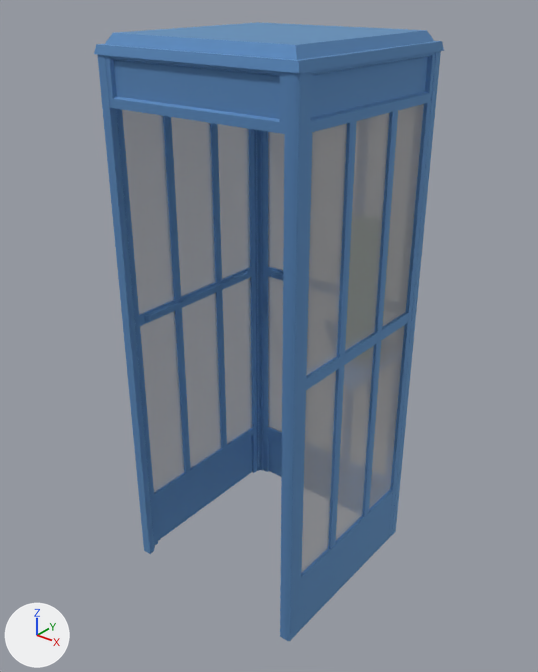
One commit to the FBX model Assets/Resources/Decoration/PhoneBooth/SM_PayPhone.fbx: the scene before it, then after it.
One viewpoint serves both versions: a 50 mm camera at (56.3, -71.1, 78.9) aimed at (0.0, -0.7, 35.3). The axes (+X, +Y, +Z) are drawn at lower left. The lights are the same throughout. The picture after the commit comes second. Where no turn or scale is listed for an object, it has been applied to the vertices. Vertices at exactly the same position are counted once.

Objects in the first picture: 'Phonebooth_Box'.
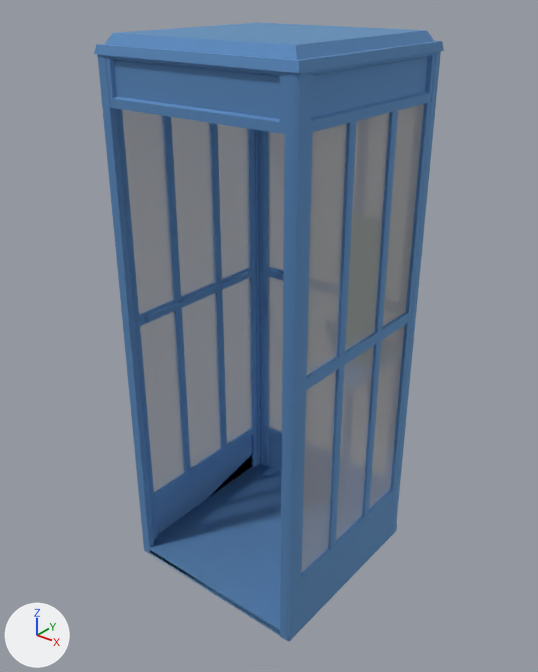
Where the change shows, as pixel boxes [x1, y1, x2, y2] in the pictures (538 x 672 px):
part 1 of me_mesh, built on: before [155, 437, 252, 540]; after [150, 437, 397, 641]

Diff of the bpy script that builds the scene:
```diff
--- a/Assets/Resources/Decoration/PhoneBooth/SM_PayPhone.fbx.py
+++ b/Assets/Resources/Decoration/PhoneBooth/SM_PayPhone.fbx.py
@@ me_mesh @@
 # used by ob_phonebooth_box; location = (0.0, 0.0, 0.0)
-me_mesh.from_pydata(...)  # 3732 vertices, 2965 faces; spans x -14.2..14.2, y -14.2..14.2, z -0.2..73.1
+me_mesh.from_pydata(...)  # 3742 vertices, 2974 faces; spans x -14.2..14.2, y -14.2..14.2, z -0.2..73.1
+# me_mesh part 1
+# 2 vertices are removed from x -13.7, y -11.6..11.6, z -0.2
+# 1 face is deleted
+# 6 vertices are added at (-13.7, 14.0, -0.2), (-13.7, -14.0, -0.2), (-13.7, -14.0, 0.2), (-13.7, 14.0, 0.2), (-13.7, -14.0, 1.0), (-13.7, 14.0, 1.0)
+# 6 new vertices lie (27.7, 0.0, 0.0) away from vertices in x -13.7, y -14.0..14.0, z -0.2..1.0
+# 10 new faces join them, mat_box_tex (blue #7daad5)
 me_mesh.materials.append(mat_box_tex)
```
